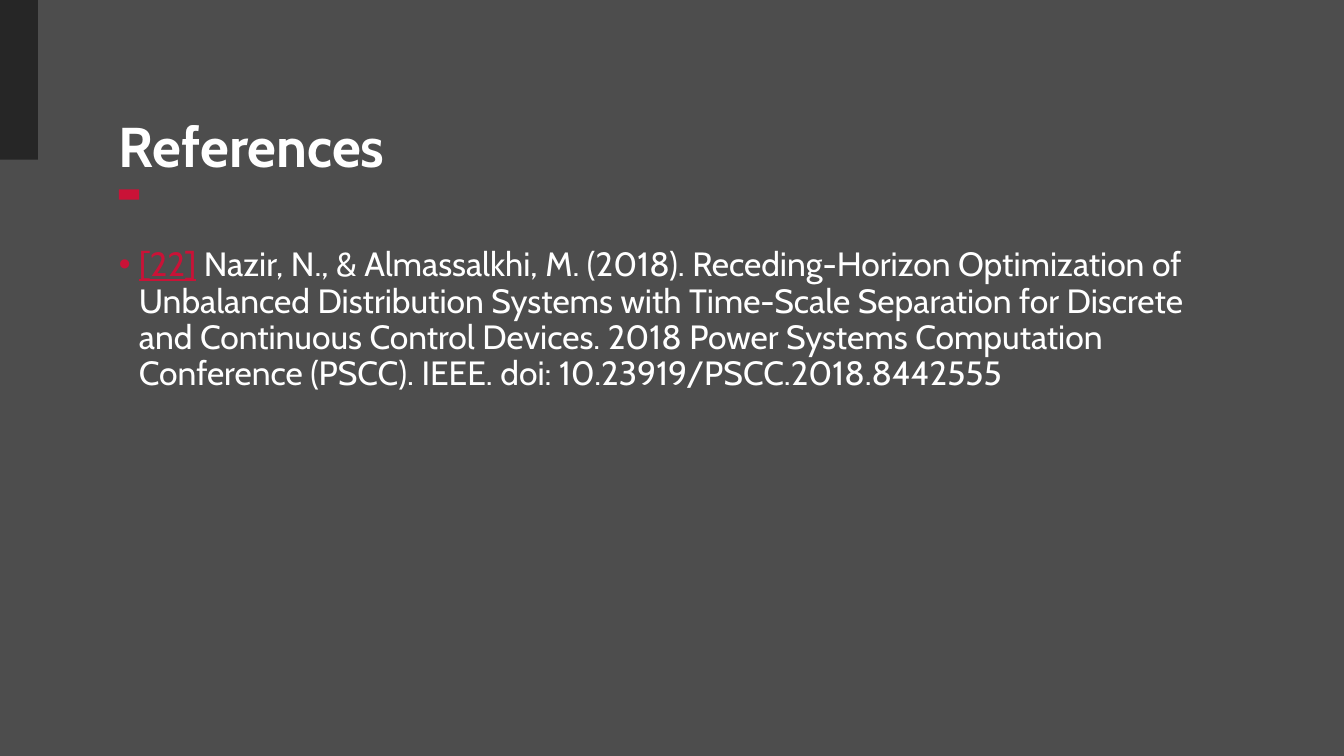
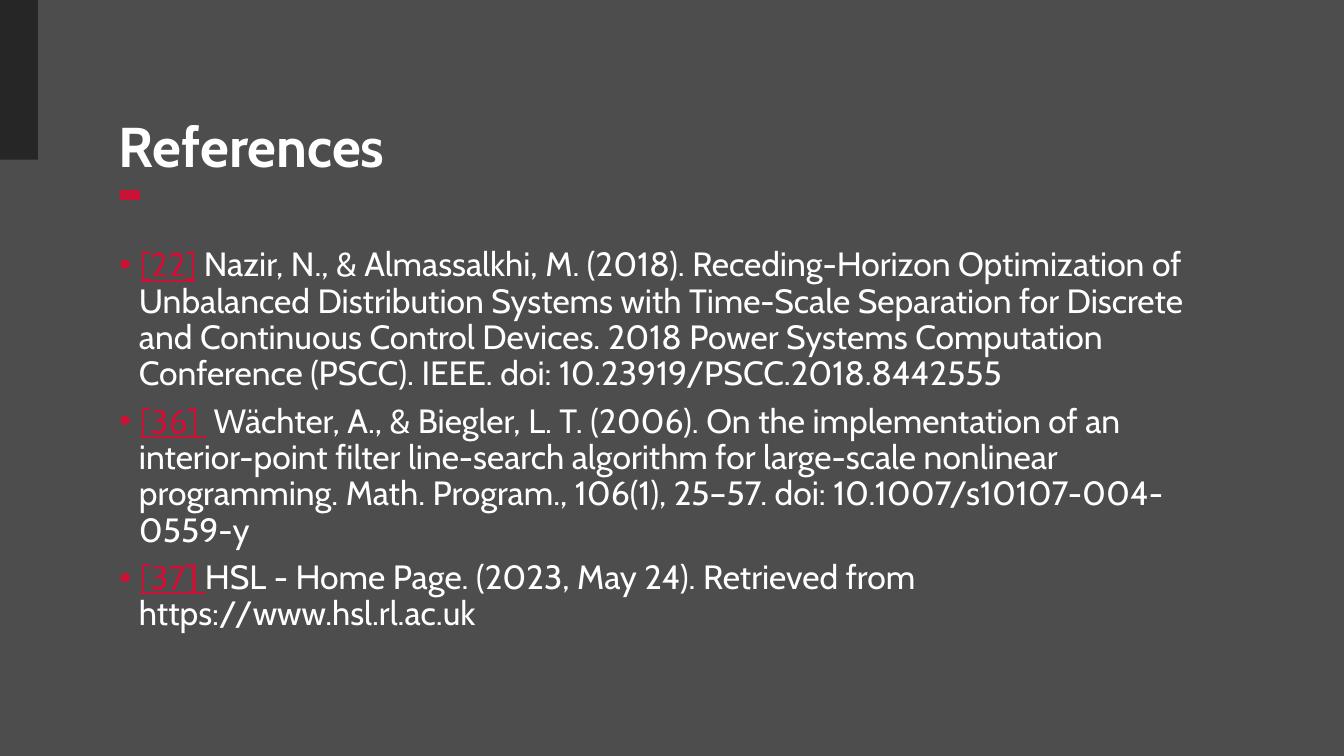
Before and after one commit to Realife-Brahmin/OriginalDocsHub, a slide deck: slide 17 of research_showcase/multiPeriodOptimization_aryan_ritwajeet_jha.pptx (slide 11 before the commit). Drawn at 1344x756 pixels with LibreOffice and Linux fonts; fonts in the diff are those of the drawing; background and template pictures are left out. Boxes give left, top, right and bottom in pixels: in the first picture for what was removed or moved away, otherwise in the second. Text is boxed around its words. In the diff, an @@ line names an element or a change of style, - is before the commit and + after.

```diff
--- a/research_showcase/multiPeriodOptimization_aryan_ritwajeet_jha.pptx
+++ b/research_showcase/multiPeriodOptimization_aryan_ritwajeet_jha.pptx
@@ text at (139,408,1163,633): paragraphs added @@
+• [36] Wächter, A., & Biegler, L. T. (2006). On the implementation of an interior-point filter line-search algorithm for large-scale nonlinear programming. Math. Program., 106(1), 25–57. doi: 10.1007/s10107-004-0559-y
+• [37] HSL - Home Page. (2023, May 24). Retrieved from https://www.hsl.rl.ac.uk
```
Also in this commit, not shown: 2 other slides changed, 6 slides added.
